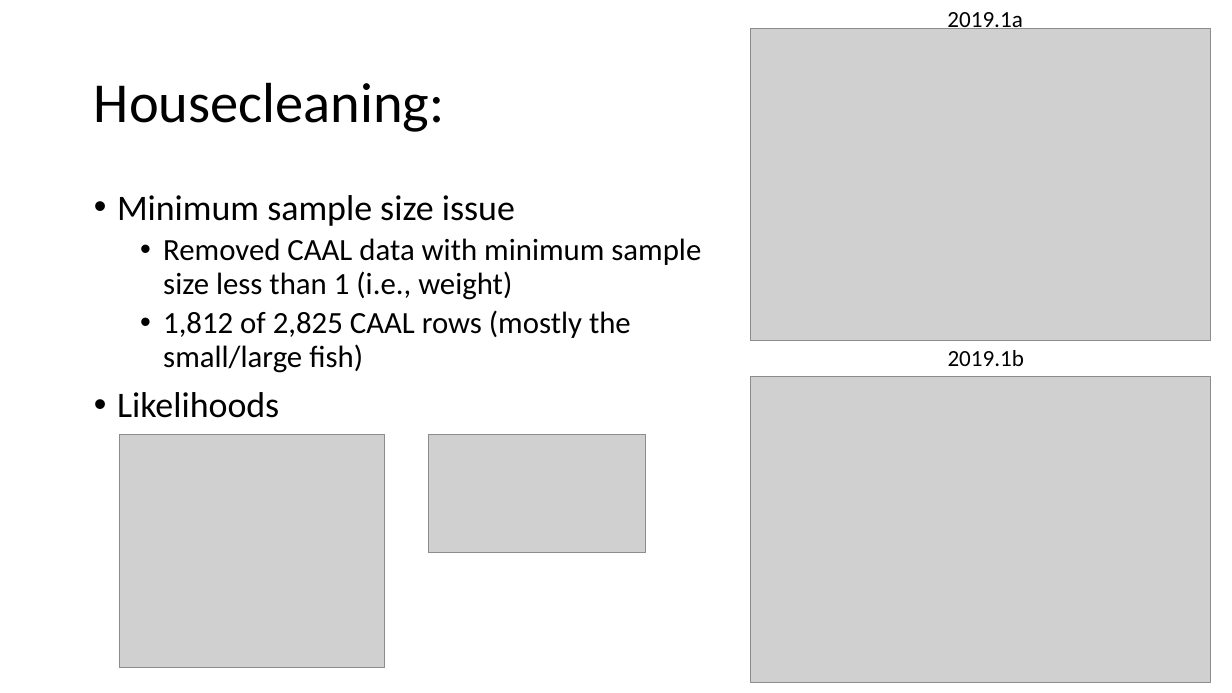
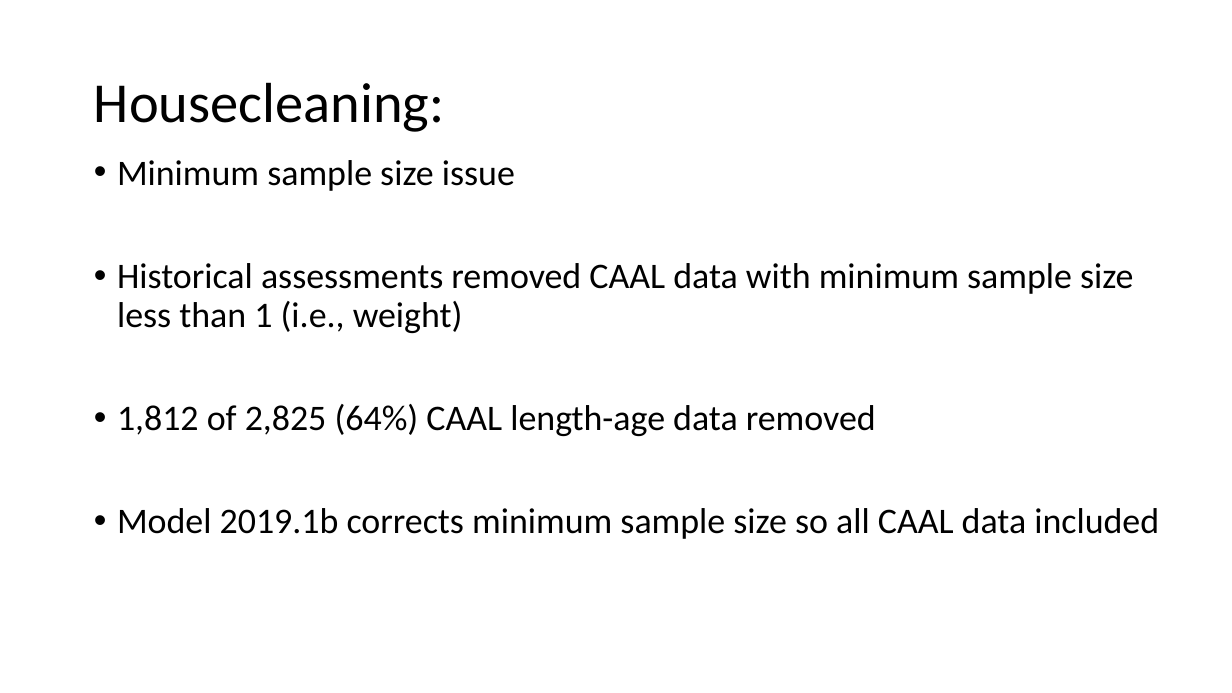
Before and after one commit to pete-hulson/goa_pcod, a slide deck: slide 3 of 2023/presentation/goa_pcod_sept23.pptx. Drawn at 1232x693 pixels with LibreOffice and Linux fonts; fonts in the diff are those of the drawing; grey boxes stand for pictures. Boxes give left, top, right and bottom in pixels: in the first picture for what was removed or moved away, otherwise in the second. Text is boxed around its words. In the diff, an @@ line names an element or a change of style, - is before the commit and + after.

```diff
--- a/2023/presentation/goa_pcod_sept23.pptx
+++ b/2023/presentation/goa_pcod_sept23.pptx
@@ picture removed at (750, 29, 1210, 341) @@
@@ text removed at (947, 12, 1022, 33) @@
-2019.1a
@@ text "Minimum sample size issue": place and size @@
-text "Minimum sample size issue" at (117, 195, 701, 418)
+text "Minimum sample size issue" at (117, 160, 1159, 539)
@@ text at (117, 263, 1159, 539): text changed; size 24 to 28 pt @@
-  • Removed CAAL data with minimum sample size less than 1 (i.e., weight)
-  • 1,812 of 2,825 CAAL rows (mostly the small/large fish)
-• Likelihoods
+• Historical assessments removed CAAL data with minimum sample size less than 1 (i.e., weight)
+• 1,812 of 2,825 (64%) CAAL length-age data removed
+• Model 2019.1b corrects minimum sample size so all CAAL data included
@@ text removed at (948, 350, 1024, 366) @@
-2019.1b
@@ picture removed at (750, 376, 1210, 683) @@
@@ picture removed at (119, 435, 384, 668) @@
@@ picture removed at (429, 435, 645, 553) @@
```
Also in this commit, not shown: 9 other slides changed, 12 slides added, 5 other files.
